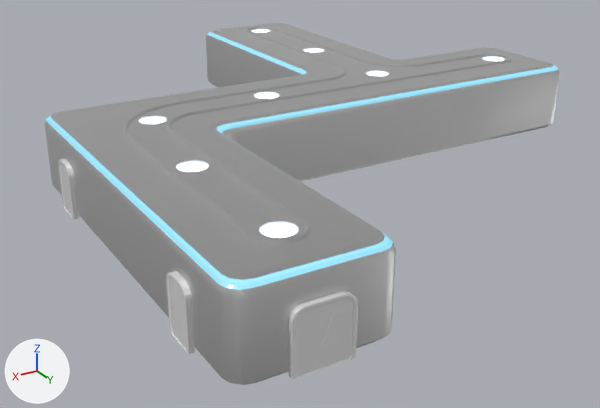
One commit to the Blender file environment/abandoned_spaceship/abandoned_spaceship_indoors.blend: the scene before it, then after it.
Before and after are seen from a camera (50 mm lens) standing at (25.5, 49.9, 14.4) and looking at (5.5, 16.7, -2.2). The lights are fixed; the arrows at lower left show +X, +Y and +Z. The first picture is the older version.

The first picture shows 'Door.002', 'Door.Half', 'Door.Half.Open', 'Hall'.
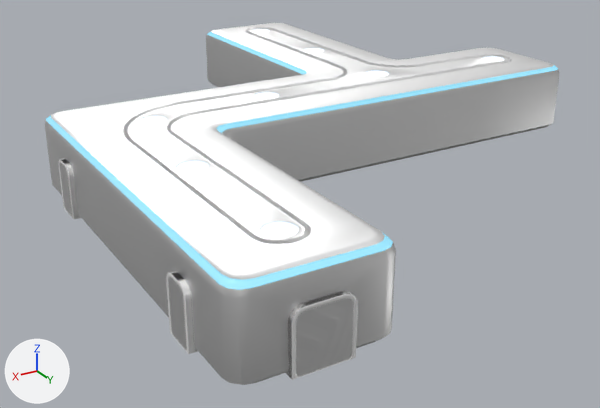
Diff of the bpy script that builds the scene:
```diff
--- a/environment/abandoned_spaceship/abandoned_spaceship_indoors.blend.py
+++ b/environment/abandoned_spaceship/abandoned_spaceship_indoors.blend.py
@@ me_cube_001 @@
 # used by ob_hall; location = (0.0, 0.0, 0.0)
-me_cube_001.from_pydata(...)  # 2138 vertices, 1534 faces; spans x -10.0..17.0, y 0.0..32.0, z 0.0..3.6
+me_cube_001.from_pydata(...)  # 2275 vertices, 1605 faces; spans x -10.2..17.2, y 0.0..32.2, z 0.0..3.6
+# me_cube_001 part 1
+# 11 faces are deleted
+# 125 vertices are added at x -10.2..17.2, y 14.9..32.2, z 0.0..2.3
+# 6 new vertices lie (0.0, 0.0, -1.9) away from vertices in x -10.2..17.2, y 14.9..29.4, z 1.9
+# 6 new vertices lie (0.0, 0.0, -1.7) away from vertices in x -10.0..17.0, y 14.9..29.4, z 1.9
+# 72 new faces join them, mat_aluminum_walls
+# 10 new faces join them, mat_aluminum_flat
 me_cube_001.materials.append(mat_aluminum_walls)
@@ ob_hall @@
 ob_hall.location = (0.0, 0.0, 0.0)
-_m = ob_hall.modifiers.new('Boolean', 'BOOLEAN')
-_m.operation = 'UNION'
-_m.operand_type = 'COLLECTION'
```

What differs and where, as boxes [x1, y1, x2, y2] in the pictures (600 x 408 px):
'Hall', reshaped, modifiers changed
    both: [45, 23, 559, 385]
part 1 of me_cube_001, built on
    both: [45, 127, 387, 383]
'Door.002', unchanged, covered by the edit
    both: [288, 291, 358, 380]
